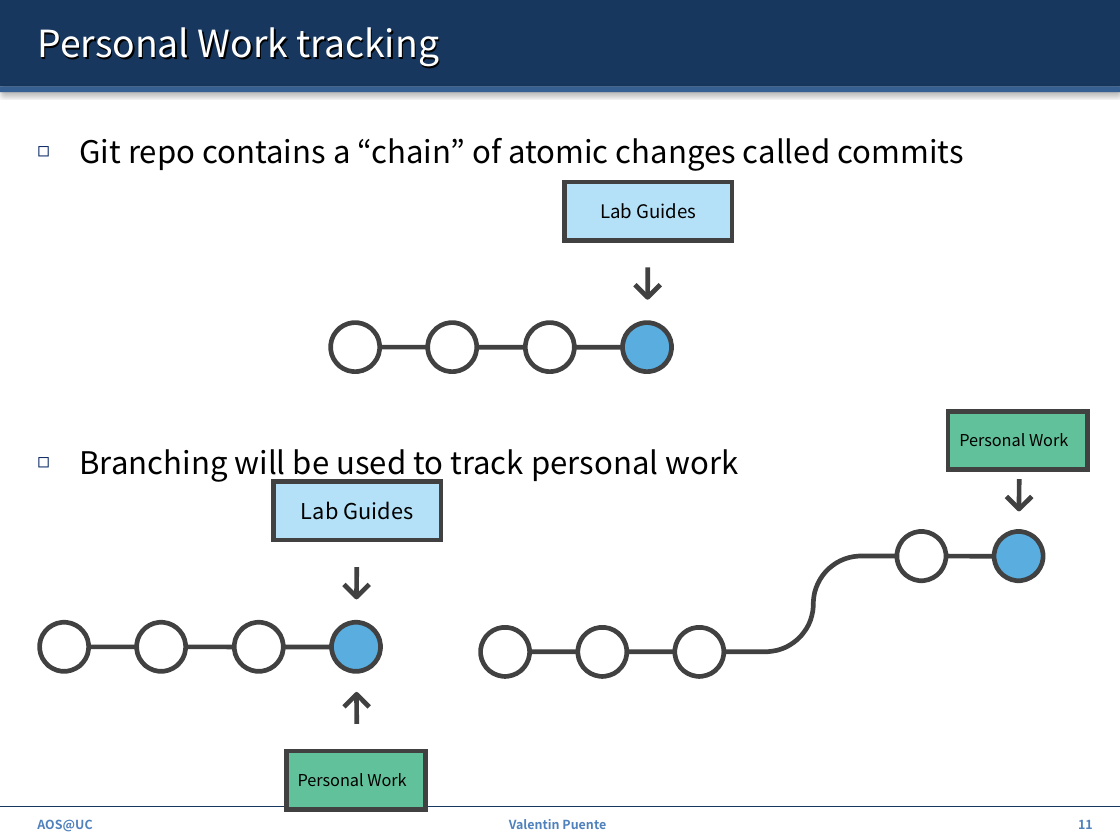
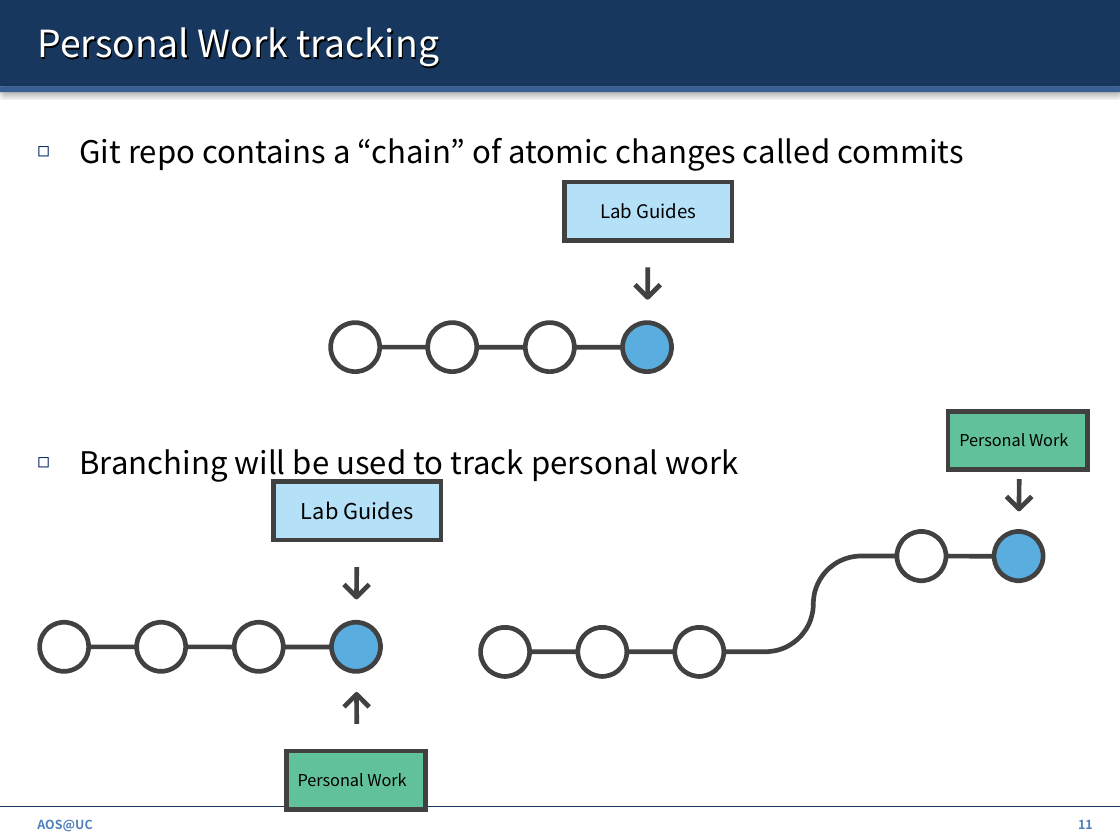
Before and after one commit to ZdravkoDimitrovArnaudov/AOS-XV6-RISCV, a slide deck: slide 11 of Info/00_Intro.pptx. Drawn at 1120x840 pixels with LibreOffice and Linux fonts; fonts in the diff are those of the drawing. Boxes give left, top, right and bottom in pixels: in the first picture for what was removed or moved away, otherwise in the second. Text is boxed around its words. In the diff, an @@ line names an element or a change of style, - is before the commit and + after.

```diff
--- a/Info/00_Intro.pptx
+++ b/Info/00_Intro.pptx
@@ text removed at <box>509,819,606,829</box> @@
-Valentin Puente
```
Also in this commit, not shown: 17 other slides changed, 2 slides added.
